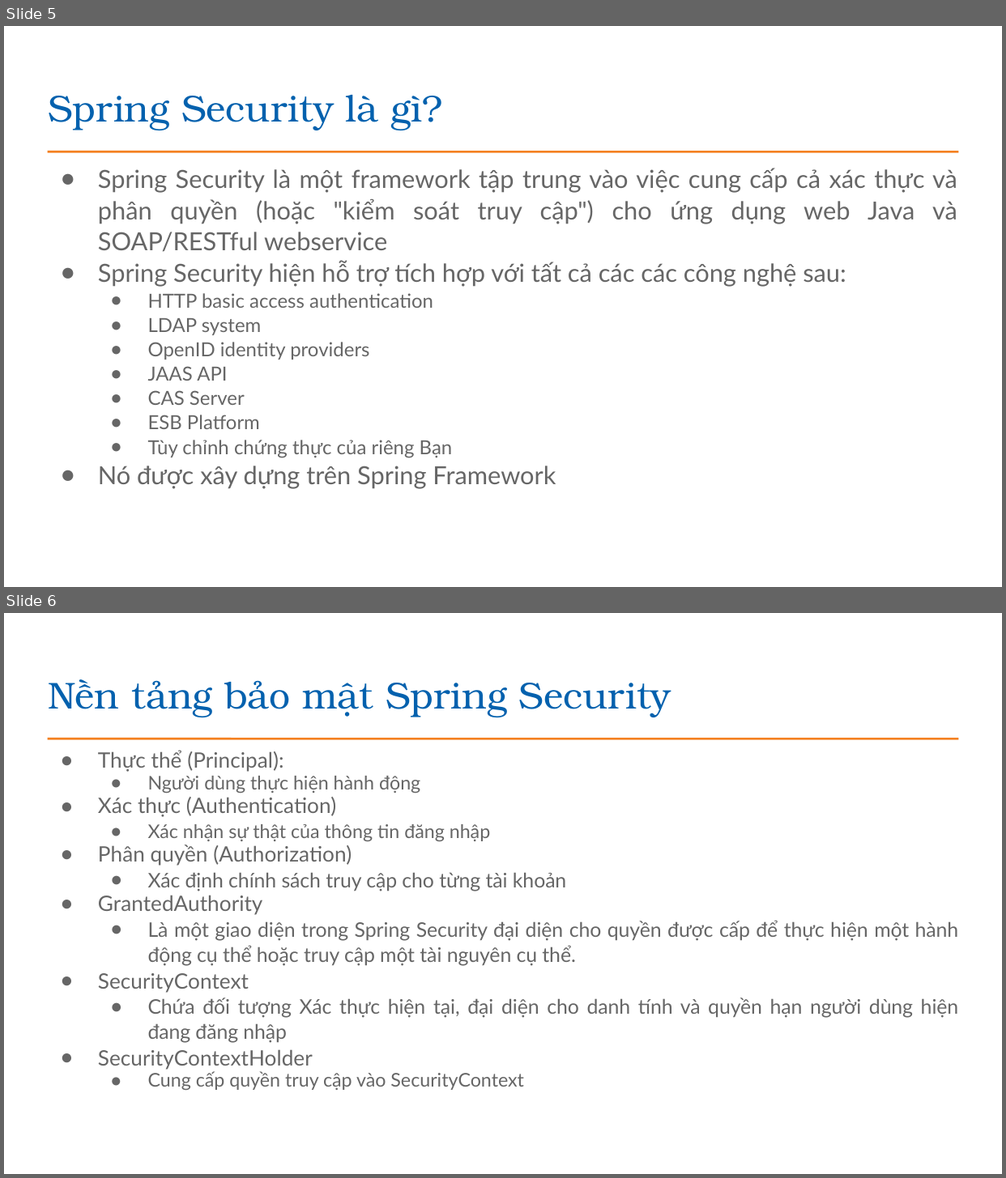
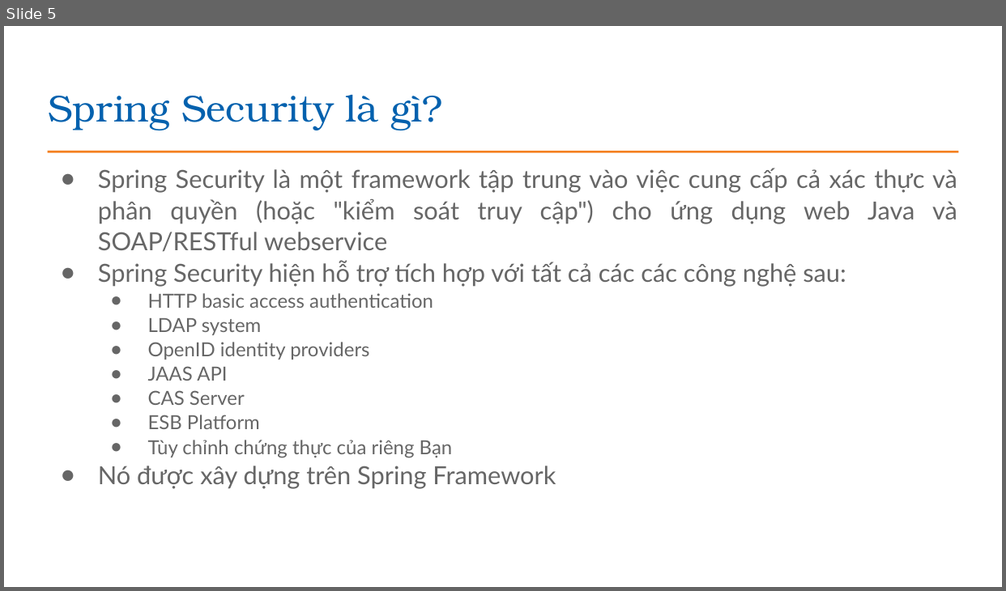
Before and after one commit to EdisonTechnologyAcademy/Java---Construction, a slide deck: presentations/Bài 25_Bao mat trong Java Spring Boot.pptx. Shown one above the other, each under a label of ours: slides 5 and 6 before the commit, slide 5 after it. The pictures are 1006x1178 and 1006x591 pixels, drawn with LibreOffice and Linux fonts; fonts in the diff are those of the drawing; background and template pictures are left out. Boxes give left, top, right and bottom in pixels: in the first picture for what was removed or moved away, otherwise in the second. Text is boxed around its words. In the diff, an @@ line names an element or a change of style, - is before the commit and + after.

```diff
--- a/presentations/Bài 25_Bao mat trong Java Spring Boot.pptx
+++ b/presentations/Bài 25_Bao mat trong Java Spring Boot.pptx
@@ slide 6 removed at (x1=4, y1=613, x2=1002, y2=1174), background #FFFFFF; not listed: 1 template element that a slide beside it also shows @@
@@ title removed at (x1=48, y1=679, x2=671, y2=717) @@
-Nền tảng bảo mật Spring Security
@@ text removed at (x1=98, y1=750, x2=959, y2=1090) @@
-● Thực thể (Principal):
-  ● Người dùng thực hiện hành động
-● Xác thực (Authentication)
-  ● Xác nhận sự thật của thông tin đăng nhập
-● Phân quyền (Authorization)
-  ● Xác định chính sách truy cập cho từng tài khoản
-● GrantedAuthority
-  ● Là một giao diện trong Spring Security đại diện cho quyền được cấp để thực hiện một hành động cụ thể hoặc truy cập một tài nguyên cụ thể.
-● SecurityContext
-  ● Chứa đối tượng Xác thực hiện tại, đại diện cho danh tính và quyền hạn người dùng hiện đang đăng nhập
-● SecurityContextHolder
-  ● Cung cấp quyền truy cập vào SecurityContext
```
Also in this commit, not shown: 1 slide changed, 12 slides added, 1 other slide removed.
